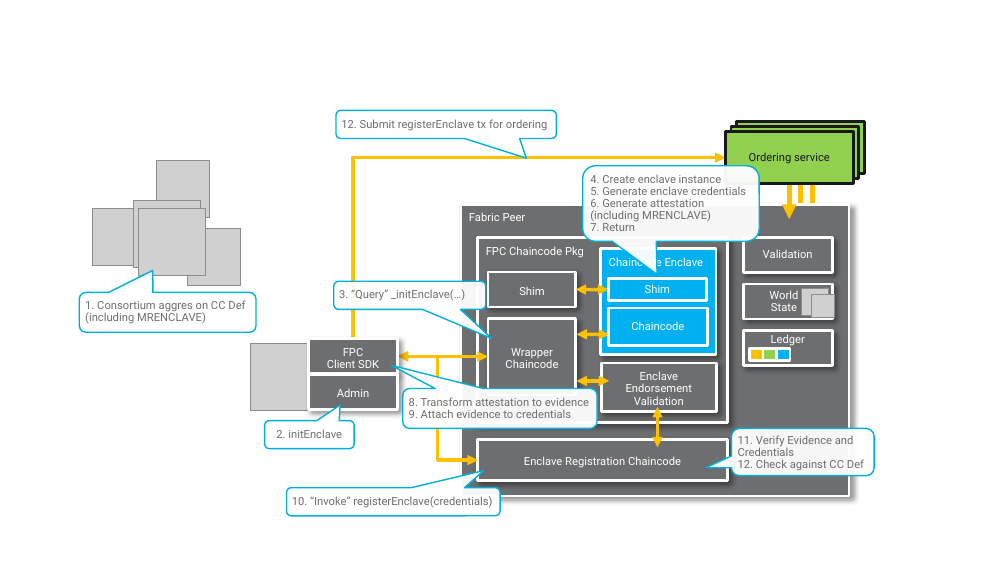
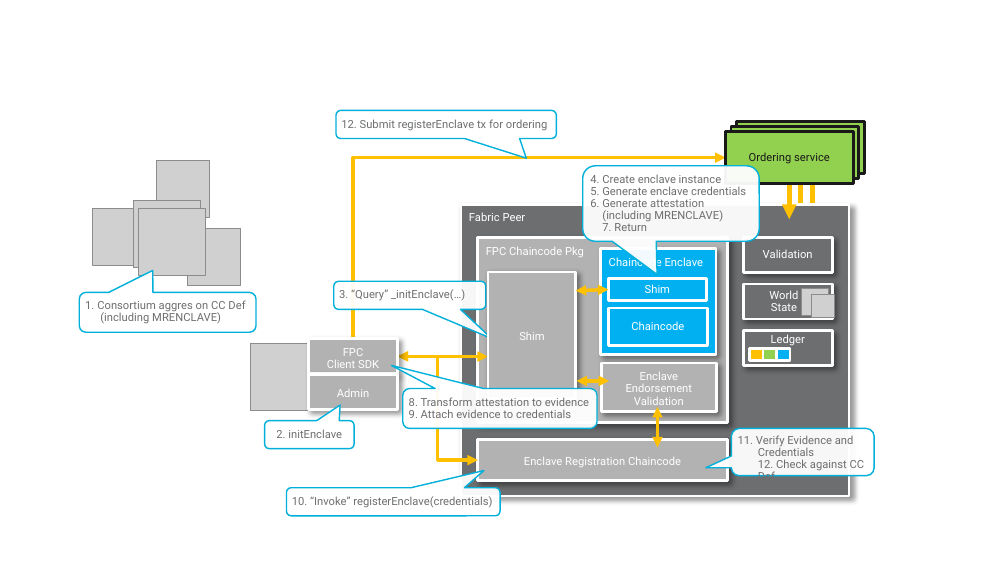
Before and after one commit to hyperledger/fabric-rfcs, a slide deck: slide 3 of images/fpc/high-level/hl-diagrams.pptx. Drawn at 1008x567 pixels with LibreOffice and Linux fonts; fonts in the diff are those of the drawing; grey boxes stand for pictures. Boxes give left, top, right and bottom in pixels: in the first picture for what was removed or moved away, otherwise in the second. Text is boxed around its words. In the diff, an @@ line names an element or a change of style, - is before the commit and + after.

Commit message:
A few image tweaks
* simplified untrusted part
* different color for (non-enclave) FPC stuff vs standard Fabric
* fixed flows (numbering, some missing steps, format)

```diff
--- a/images/fpc/high-level/hl-diagrams.pptx
+++ b/images/fpc/high-level/hl-diagrams.pptx
@@ text in rounded speech box at <box>590,199,723,221</box>: text changed @@
-6. Generate attestation (including MRENCLAVE)
+6. Generate attestation
+  (including MRENCLAVE)
@@ fill #6D6E70 to #B2B2B2 in 6 elements at <box>478,439,727,480</box>, <box>478,238,727,422</box>, <box>601,363,716,411</box>, <box>308,339,398,374</box>, <box>308,374,398,408</box>, <box>488,272,576,398</box> @@
@@ rectangle "Shim": place and size @@
-rectangle "Shim" at <box>488,272,576,307</box>
+rectangle "Shim" at <box>488,272,576,398</box>
@@ text in rounded speech box at <box>85,300,245,324</box>: text changed @@
-1. Consortium aggres on CC Def (including MRENCLAVE)
+1. Consortium aggres on CC Def
+(including MRENCLAVE)
@@ rectangle removed at <box>488,319,576,395</box> @@
-Wrapper
-Chaincode
@@ double arrow removed from (577, 335) to (609, 335) @@
@@ text in rounded speech box at <box>738,435,854,460</box>: text changed @@
-11. Verify Evidence and Credentials
+11. Verify Evidence and
+Credentials
```
Also in this commit, not shown: 3 other slides changed, 4 other files.
